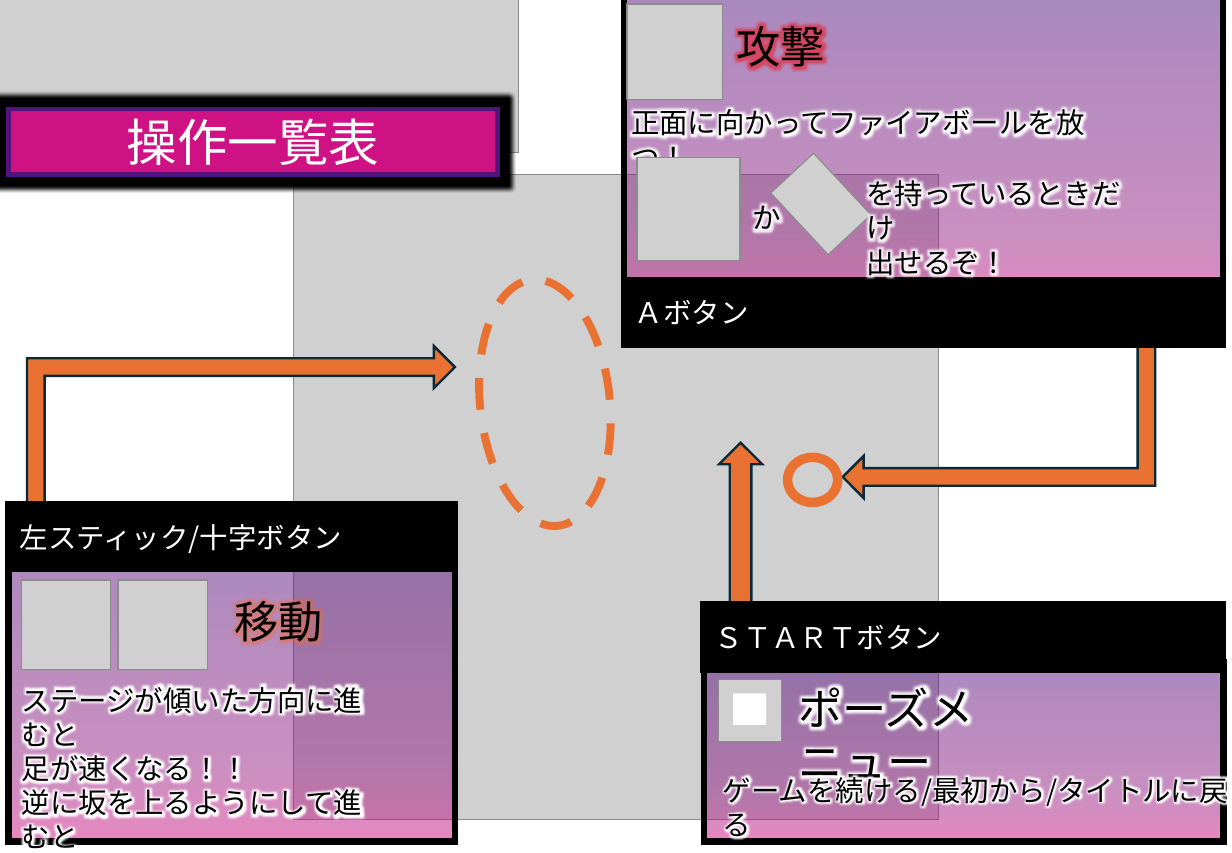
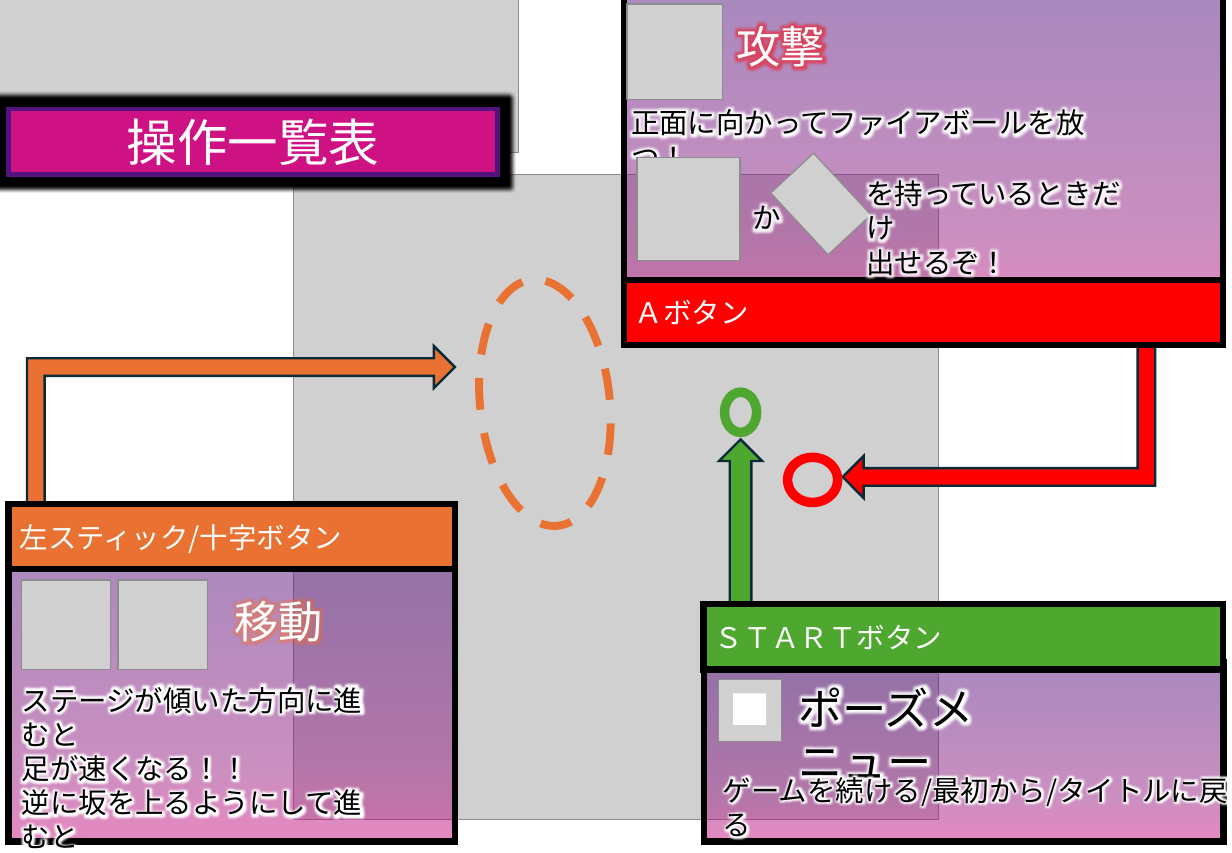
Before and after one commit to TomoyaKanazaki/Graduation, a slide deck: slide 1 of 99_pranning/操作説明書.pptx. Drawn at 1232x853 pixels with LibreOffice and Linux fonts; fonts in the diff are those of the drawing; grey boxes stand for pictures. Boxes give left, top, right and bottom in pixels: in the first picture for what was removed or moved away, otherwise in the second. Text is boxed around its words. In the diff, an @@ line names an element or a change of style, - is before the commit and + after.

```diff
--- a/99_pranning/操作説明書.pptx
+++ b/99_pranning/操作説明書.pptx
@@ text "攻撃" at box(737, 23, 825, 70): text colour #000000 to #FFFFFF @@
@@ rectangle "Ａボタン" at box(625, 280, 1224, 345): fill #000000 to #FF0000 @@
@@ bent up arrow at box(844, 305, 1156, 499): fill #E97132 to #FF0000 @@
@@ ellipse added at box(725, 392, 756, 432), outline #4EA72E 6 pt @@
@@ up arrow: place and size @@
-up arrow at box(719, 443, 762, 643)
+up arrow at box(719, 439, 762, 643)
@@ up arrow at box(719, 439, 762, 643): fill #E97132 to #4EA72E @@
@@ ellipse at box(788, 457, 838, 503): outline #E97132 6 pt to #FF0000 6 pt @@
@@ rectangle "左スティック/十字ボタン" at box(8, 504, 454, 569): fill #000000 to #E97132 @@
@@ text "移動" at box(234, 593, 322, 649): text colour #000000 to #FFFFFF @@
@@ rectangle "ＳＴＡＲＴボタン" at box(704, 604, 1224, 669): fill #000000 to #4EA72E @@
```
Also in this commit, not shown: 1 other slide changed.
